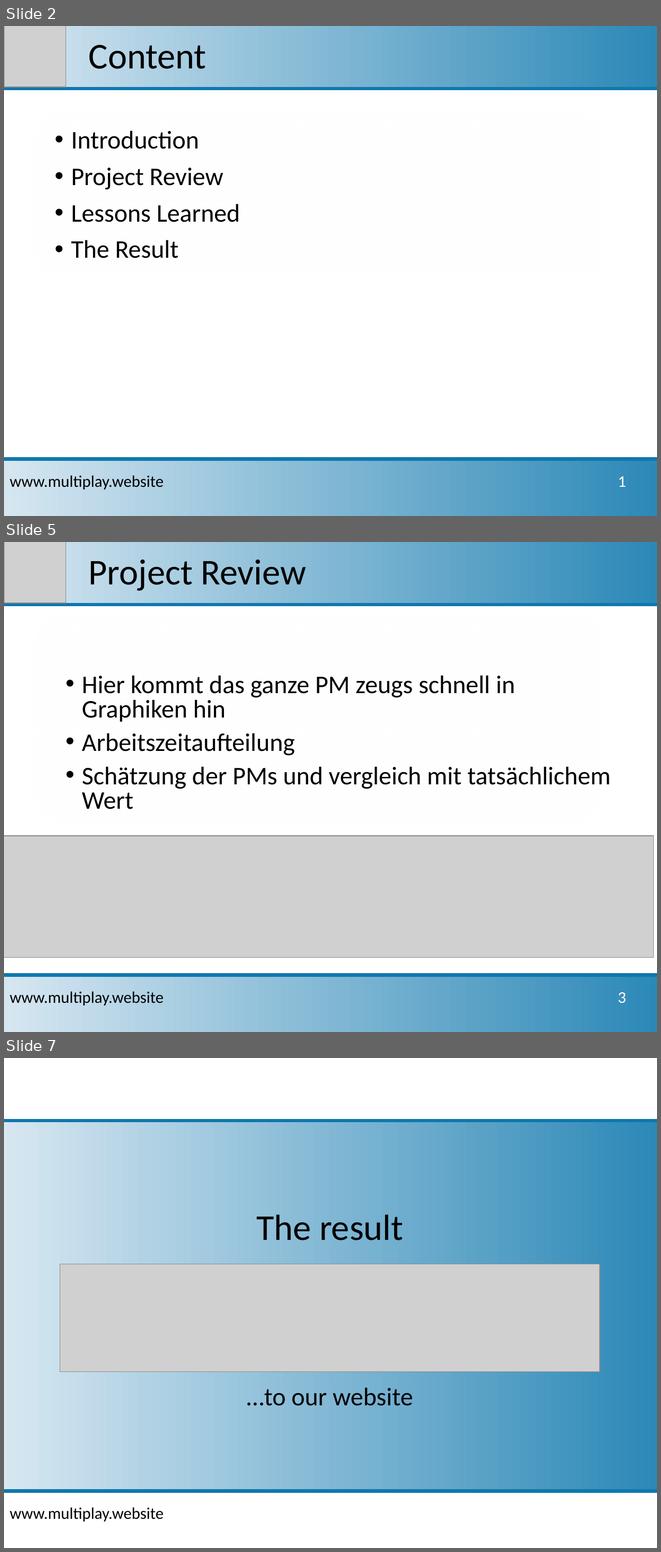
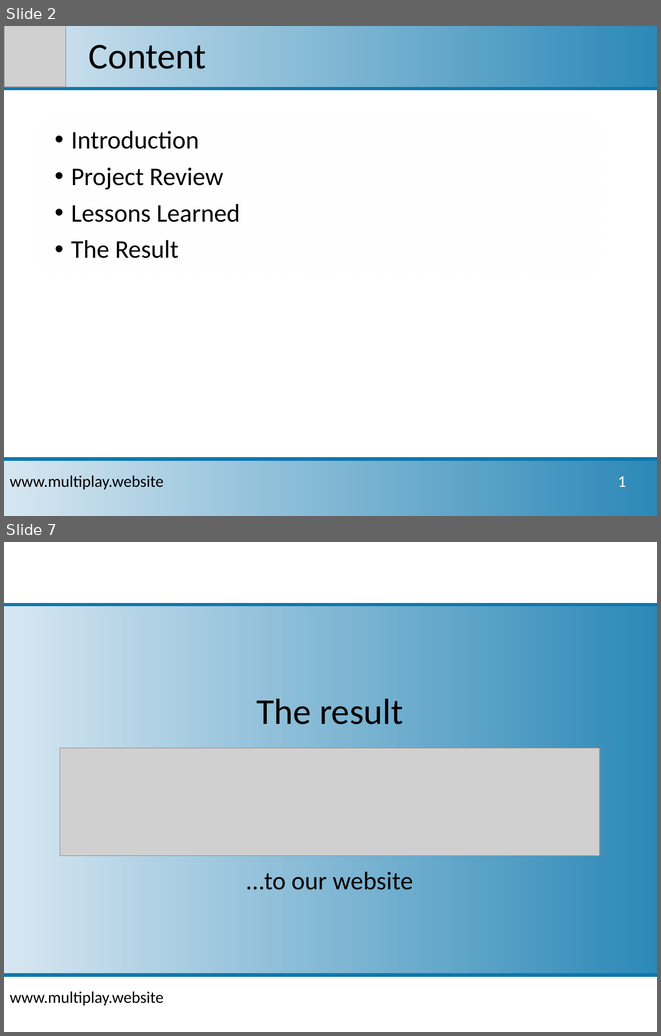
Before and after one commit to sbrinnich/MultiPlay, a slide deck: doc/Projektpraesentation_2017-01-23.pptx. Shown one above the other, each under a label of ours: slides 2, 5 and 7 before the commit, slides 2 and 7 after it; the slides between them are not shown. The pictures are 661x1552 and 661x1036 pixels, drawn with LibreOffice and Linux fonts; fonts in the diff are those of the drawing; grey boxes stand for pictures; background and template pictures are left out. Boxes give left, top, right and bottom in pixels: in the first picture for what was removed or moved away, otherwise in the second. Text is boxed around its words. In the diff, an @@ line names an element or a change of style, - is before the commit and + after.

```diff
--- a/doc/Projektpraesentation_2017-01-23.pptx
+++ b/doc/Projektpraesentation_2017-01-23.pptx
@@ slide 5 removed at (x1=4, y1=542, x2=657, y2=1032), background picture (left out) @@
@@ rectangle removed at (x1=4, y1=542, x2=657, y2=605) @@
@@ picture removed at (x1=4, y1=542, x2=65, y2=603) @@
@@ title removed at (x1=89, y1=559, x2=306, y2=591) @@
-Project Review
@@ rounded rectangle removed at (x1=33, y1=613, x2=606, y2=823) @@
@@ text removed at (x1=82, y1=675, x2=610, y2=809) @@
-• Hier kommt das ganze PM zeugs schnell in Graphiken hin
-• Arbeitszeitaufteilung
-• Schätzung der PMs und vergleich mit tatsächlichem Wert
@@ picture removed at (x1=4, y1=836, x2=654, y2=958) @@
@@ rectangle removed at (x1=4, y1=975, x2=657, y2=1032) @@
@@ text removed at (x1=10, y1=991, x2=164, y2=1005) @@
-www.multiplay.website
@@ text removed at (x1=618, y1=992, x2=626, y2=1003) @@
-3
```
Also in this commit, not shown: 3 slides changed, 1 slide added.
